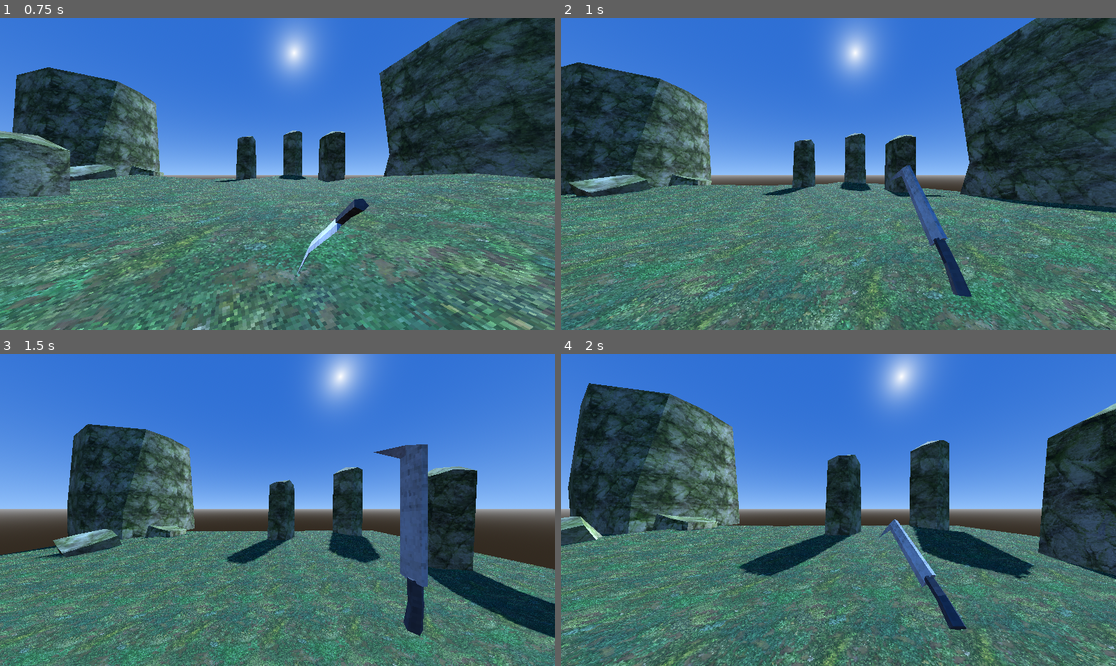
Above: before the commit, frames 1-4 (two rows, left to right).
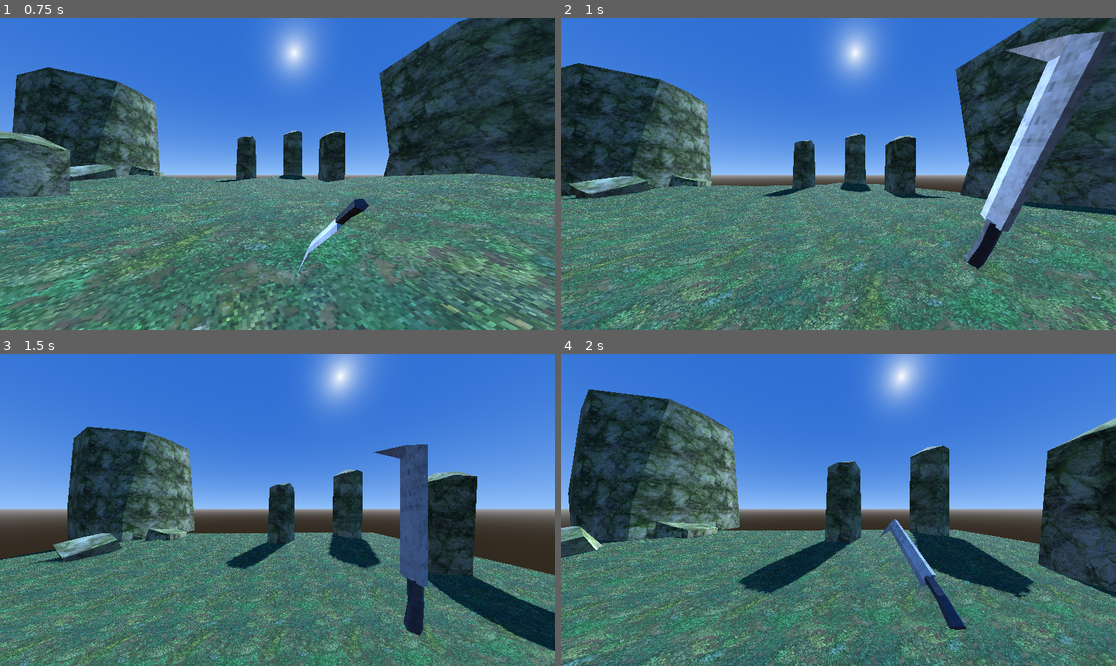
Above: after the commit, the same moments.

Repository: DavidWalshCode/Eldritch-Echoes
Game: Godot game, scene res://levels/level_1.tscn
Same seed, same stepped clock (60 frames per second), same inputs: the game is played once before the commit and once after it.
Inputs (mouse positions are in pixels of both pictures, inside the frame that each line leads up to):
- Up to frame 1 (0.75 s): tap Enter at 0.5 s; move the mouse to (305, 174) at 0.52 s; press the mouse at (305, 174) at 0.53 s; hold W (move_forwards) from 0.53 s (still down)
- Up to frame 2 (1 s): keep holding W (move_forwards); tap Space (jump) at 0.77, 0.8 s
- Up to frame 3 (1.5 s): keep holding W (move_forwards); tap Space (jump) at 1.07, 1.35 s; move the mouse to (249, 510) at 1.27 s; release the mouse at (249, 510) at 1.28 s
- Up to frame 4 (2 s): keep holding W (move_forwards); tap Space (jump) at 1.52, 1.82 s; click (810, 510) at 1.55 s

Frame 1 is identical in both runs. In frame 2, 31% of the frame differs, in the area x 0-100%, y 0-100%; in frame 3, 25%; in frame 4, 34%, in the area x 0-100%, y 9-100%.

Commit message:
Adding functioning machete and half rocket launcher

Diff:
--- a/characters/health_manager.gd
+++ b/characters/health_manager.gd
@@ -3,7 +3,7 @@
 @export var max_health = 100
 @onready var current_health = max_health
 @export var gib_at = -10
-@export var verbose = false
+@export var verbose = true
 
 signal died
 signal healed
--- a/characters/player/player.tscn
+++ b/characters/player/player.tscn
@@ -8,6 +8,7 @@
 [ext_resource type="PackedScene" uid="uid://cmlj5aagpq6ln" path="res://weapons/assets/rawweapons/machinegun.glb" id="3_te2x3"]
 [ext_resource type="Script" path="res://weapons/weapon.gd" id="4_qyhjh"]
 [ext_resource type="PackedScene" uid="uid://byunlgbocn88k" path="res://weapons/assets/rawweapons/rocketlauncher.glb" id="5_l5ban"]
+[ext_resource type="PackedScene" uid="uid://cbtf6d7s603ra" path="res://weapons/attackemitters/area_damage_emitter.tscn" id="6_jrgnc"]
 [ext_resource type="PackedScene" uid="uid://nvmmiy60msaq" path="res://weapons/assets/rawweapons/shotgun.glb" id="6_ppfjd"]
 [ext_resource type="PackedScene" uid="uid://cseo8mpaiiufc" path="res://weapons/attackemitters/attack_emitter.tscn" id="7_bs2up"]
 [ext_resource type="PackedScene" uid="uid://dkceu074onyx3" path="res://effects/muzzleflash/muzzle_flash.tscn" id="8_a6f6a"]
@@ -16,6 +17,8 @@
 [ext_resource type="PackedScene" uid="uid://cbi2uae24fd3r" path="res://effects/muzzleflash/muzzleflash3.glb" id="11_i3xgg"]
 [ext_resource type="PackedScene" uid="uid://qrw2plryhi4p" path="res://weapons/attackemitters/burst_emitter.tscn" id="12_7642p"]
 [ext_resource type="PackedScene" uid="uid://dvih676eskm1v" path="res://weapons/attackemitters/spray_emitter.tscn" id="13_gux8a"]
+[ext_resource type="PackedScene" uid="uid://bc1qcptontamp" path="res://effects/muzzleflash/muzzleflash2.glb" id="16_t5aqn"]
+[ext_resource type="PackedScene" uid="uid://bm64bcj3p4lw5" path="res://weapons/attackemitters/projectile_emitter.tscn" id="17_mbee8"]
 
 [sub_resource type="CapsuleShape3D" id="CapsuleShape3D_xwpu4"]
 
@@ -76,6 +79,20 @@
 "update": 0,
 "values": [Quaternion(0, 0, 0, 1), Quaternion(0.231005, -0.189019, -0.180087, 0.937271), Quaternion(-0.737704, 0.0776184, -0.249268, 0.622603), Quaternion(0, 0, 0, 1)]
 }
+tracks/2/type = "method"
+tracks/2/imported = false
+tracks/2/enabled = true
+tracks/2/path = NodePath("..")
+tracks/2/interp = 1
+tracks/2/loop_wrap = true
+tracks/2/keys = {
+"times": PackedFloat32Array(0.15),
+"transitions": PackedFloat32Array(1),
+"values": [{
+"args": [],
+"method": &"actually_attack"
+}]
+}
 
 [sub_resource type="AnimationLibrary" id="AnimationLibrary_1xukp"]
 _data = {
@@ -244,11 +261,16 @@
 script = ExtResource("2_c6p01")
 
 [node name="Weapons" type="Node3D" parent="Camera3D/WeaponManager"]
-transform = Transform3D(1, 0, 0, 0, 1, 0, 0, 0, 1, 0, 0, 0)
 
 [node name="Machete" type="Node3D" parent="Camera3D/WeaponManager/Weapons"]
 transform = Transform3D(1.25345, 0, 0, 0, 1.25346, 0, 0, 0, 1.25345, 0.727612, -0.768937, 0.226489)
+visible = false
 script = ExtResource("4_qyhjh")
+automatic = true
+damage = 20
+ammo = -1
+attack_rate = 0.4
+animation_controlled_attack = true
 
 [node name="Graphics" type="Node3D" parent="Camera3D/WeaponManager/Weapons/Machete"]
 transform = Transform3D(1.00001, 0, 0, 0, 1.00001, 0, 0, 0, 1.00001, 0, 0, 0)
@@ -264,6 +286,15 @@
 }
 
 [node name="AttackEmitter" parent="Camera3D/WeaponManager/Weapons/Machete" instance=ExtResource("7_bs2up")]
+
+[node name="AreaDamageEmitter" parent="Camera3D/WeaponManager/Weapons/Machete/AttackEmitter" instance=ExtResource("6_jrgnc")]
+offset_by_radius = true
+
+[node name="HitScanAttackEmitter" parent="Camera3D/WeaponManager/Weapons/Machete/AttackEmitter" instance=ExtResource("8_de1u1")]
+only_hit_environment = true
+
+[node name="RayCast3D" parent="Camera3D/WeaponManager/Weapons/Machete/AttackEmitter/HitScanAttackEmitter" index="0"]
+target_position = Vector3(0, 0, -2)
 
 [node name="MachineGun" type="Node3D" parent="Camera3D/WeaponManager/Weapons"]
 transform = Transform3D(1, 0, 0, 0, 1, 0, 0, 0, 1, 0, 0, -0.104714)
@@ -323,12 +354,13 @@
 [node name="BurstEmitter" parent="Camera3D/WeaponManager/Weapons/Shotgun/AttackEmitter" instance=ExtResource("12_7642p")]
 
 [node name="SprayEmitter" parent="Camera3D/WeaponManager/Weapons/Shotgun/AttackEmitter/BurstEmitter" instance=ExtResource("13_gux8a")]
-transform = Transform3D(1, 0, 0, 0, 1, 0, 0, 0, 1, 0, 0, 0)
 
 [node name="HitScanAttackEmitter" parent="Camera3D/WeaponManager/Weapons/Shotgun/AttackEmitter/BurstEmitter/SprayEmitter" instance=ExtResource("8_de1u1")]
 
 [node name="RocketLauncher" type="Node3D" parent="Camera3D/WeaponManager/Weapons"]
-visible = false
+script = ExtResource("4_qyhjh")
+damage = 40
+attack_rate = 0.5
 
 [node name="Graphics" type="Node3D" parent="Camera3D/WeaponManager/Weapons/RocketLauncher"]
 
@@ -340,8 +372,18 @@
 "": SubResource("AnimationLibrary_2c808")
 }
 
+[node name="MuzzleFlash" parent="Camera3D/WeaponManager/Weapons/RocketLauncher/Graphics" instance=ExtResource("8_a6f6a")]
+transform = Transform3D(-1.31345, 0, -1.16656e-07, 0, 1.38468, 0, 1.14826e-07, 0, -1.33439, 0.415346, -0.165891, -2.86378)
+
+[node name="muzzleflash2" parent="Camera3D/WeaponManager/Weapons/RocketLauncher/Graphics/MuzzleFlash" instance=ExtResource("16_t5aqn")]
+
+[node name="AttackEmitter" parent="Camera3D/WeaponManager/Weapons/RocketLauncher" instance=ExtResource("7_bs2up")]
+
+[node name="ProjectileEmitter" parent="Camera3D/WeaponManager/Weapons/RocketLauncher/AttackEmitter" instance=ExtResource("17_mbee8")]
+
 [node name="CharacterMover" parent="." instance=ExtResource("2_k2lt6")]
-jump_force = 14.0
+jump_force = 15.0
 
 [node name="HealthManager" parent="." instance=ExtResource("3_c6yru")]
-verbose = false
+
+[editable path="Camera3D/WeaponManager/Weapons/Machete/AttackEmitter/HitScanAttackEmitter"]
--- a/characters/player/weapon_manager.gd
+++ b/characters/player/weapon_manager.gd
@@ -6,6 +6,10 @@
 var current_weapon = null
 
 func _ready():
+	for weapon in weapons:
+		if weapon.has_method("set_bodies_to_exclude"):
+			weapon.set_bodies_to_exclude([get_parent().get_parent()]) # Excludes the player and camera, knows dont hit the player
+
 	disable_all_weapons()
 	for _i in range(weapons.size()):
 		#weapons_unlocked.append(false)
--- a/weapons/attackemitters/area_damage_emitter.gd
+++ b/weapons/attackemitters/area_damage_emitter.gd
@@ -1 +1,36 @@
-extends Node3D
+extends AttackEmitter
+
+@onready var line_of_sight_ray_cast = $LineOfSightRayCast
+@export var attack_radius := 1.0
+@export var offset_by_radius = false
+
+func fire():
+	var query_params := PhysicsShapeQueryParameters3D.new()
+	query_params.shape = SphereShape3D.new()
+	query_params.shape.radius = attack_radius
+	query_params.collision_mask = 2
+	var transform = global_transform
+
+	if offset_by_radius:
+		transform.origin = to_global(Vector3.FORWARD * attack_radius)
+
+	query_params.transform = transform
+	query_params.exclude = bodies_to_exclude
+	var intersect_results : Array[Dictionary] = get_world_3d().direct_space_state.intersect_shape(query_params)
+
+	for intersect_data in intersect_results:
+		var collider : Node3D = intersect_data.collider
+		if collider.has_method("hurt") and has_line_of_sight(collider):
+			var damage_data = DamageData.new()
+			damage_data.amount = damage
+			damage_data.hit_pos = collider.global_position + Vector3.UP
+			collider.hurt(damage_data)
+	super()
+
+func has_line_of_sight(collider : Node3D) -> bool:
+	line_of_sight_ray_cast.enabled = true
+	line_of_sight_ray_cast.target_position = line_of_sight_ray_cast.to_local(collider.global_position + Vector3.UP)
+	line_of_sight_ray_cast.force_raycast_update()
+	var in_line_of_sight = !line_of_sight_ray_cast.is_colliding()
+	line_of_sight_ray_cast.enabled = false
+	return in_line_of_sight
--- a/weapons/attackemitters/area_damage_emitter.tscn
+++ b/weapons/attackemitters/area_damage_emitter.tscn
@@ -5,4 +5,4 @@
 [node name="AreaDamageEmitter" type="Node3D"]
 script = ExtResource("1_j5fh4")
 
-[node name="RayCast3D" type="RayCast3D" parent="."]
+[node name="LineOfSightRayCast" type="RayCast3D" parent="."]
--- a/weapons/attackemitters/hit_scan_attack_emitter.gd
+++ b/weapons/attackemitters/hit_scan_attack_emitter.gd
@@ -1,6 +1,8 @@
 extends AttackEmitter
 
+@export var only_hit_environment = false
 @onready var ray_cast_3d = $RayCast3D
+
 var hit_effect = preload("res://effects/bullet_hit_effect.tscn")
 
 func set_bodies_to_exclude(bodies : Array):
@@ -13,7 +15,10 @@
 	ray_cast_3d.force_raycast_update()
 
 	if ray_cast_3d.is_colliding():
-		if ray_cast_3d.get_collider().has_method("hurt"):
+		var can_hurt = ray_cast_3d.get_collider().has_method("hurt")
+		if can_hurt and only_hit_environment:
+			pass
+		elif can_hurt:
 			var damage_data = DamageData.new()
 			damage_data.amount = damage
 			damage_data.hit_position = ray_cast_3d.get_collision_point()
--- /dev/null
+++ b/weapons/attackemitters/projectile_emitter.gd
@@ -0,0 +1,23 @@
+extends AttackEmitter
+
+const PROJECTILES = [
+	preload("res://weapons/projectiles/rocket.tscn"),
+]
+
+enum PROJECTILE_TYPE {
+	ROCKET,
+}
+
+@export var projectile_type : PROJECTILE_TYPE
+
+func fire():
+	var projectile_instance : Projectile = PROJECTILES[projectile_type].instantiate()
+	projectile_instance.global_transform = global_transform
+	projectile_instance.damage = damage
+
+	get_tree().get_root().add_child(projectile_instance)
+
+	projectile_instance.add_to_group("instanced")
+	projectile_instance.set_bodies_to_exclude(bodies_to_exclude)
+	# get_tree().call_group("instanced", "queue_free") # For changing scenes, this deletes all the projectiles in between scenes
+	super()
--- /dev/null
+++ b/weapons/attackemitters/projectile_emitter.tscn
@@ -0,0 +1,6 @@
+[gd_scene load_steps=2 format=3 uid="uid://bm64bcj3p4lw5"]
+
+[ext_resource type="Script" path="res://weapons/attackemitters/projectile_emitter.gd" id="1_38fqh"]
+
+[node name="ProjectileEmitter" type="Node3D"]
+script = ExtResource("1_38fqh")
--- /dev/null
+++ b/weapons/projectiles/projectile.gd
@@ -0,0 +1,71 @@
+class_name Projectile
+extends Node3D
+
+@onready var collision_ray_cast = $CollisionRayCast
+
+@export var speed = 65
+@export var show_after_time := 0.1
+@export var delete_on_hit_after_time := -1.0
+
+const MAX_PROJECTILE_LIFESPAN := 10.0
+var bodies_to_exclude = []
+var damage = 1
+
+var last_position : Vector3
+
+func _ready():
+	hide()
+	await get_tree().create_timer(show_after_time).timeout
+	show()
+	await get_tree().create_timer(MAX_PROJECTILE_LIFESPAN).timeout
+	queue_free()
+
+func set_bodies_to_exclude(bte : Array):
+	bodies_to_exclude = bte
+	for b in bte:
+		collision_ray_cast.add_exception(b)
+
+func _physics_process(delta):
+	process_movement(delta) # Seperated so can add different logic to projectiles, e.g. grenades with gravity (can overwrite process_movement in subclasses)
+
+func process_movement(delta):
+	last_position = global_position
+	global_position += -global_transform.basis.z * speed * delta
+
+func check_collision():
+	collision_ray_cast.global_position = last_position
+	collision_ray_cast.target_position = collision_ray_cast.to_local(global_position)
+	collision_ray_cast.enabled = true
+	collision_ray_cast.force_raycast_update()
+
+	var is_colliding = collision_ray_cast.is_colliding()
+	var hit_position = collision_ray_cast.get_collision_point()
+	var hit_normal = collision_ray_cast.get_collision_normal()
+	var hit_collider = collision_ray_cast.get_collider()
+
+	collision_ray_cast.enabled = false
+
+	if is_colliding:
+		on_hit(hit_collider, hit_position, hit_normal)
+
+func on_hit(hit_collider : Node3D, hit_position : Vector3, hit_normal : Vector3):
+	global_position = hit_position
+	if hit_collider.has_method("hurt"):
+		damage_target(hit_collider, hit_position, hit_normal)
+	destroy()
+
+func damage_target(hit_collider : Node3D, hit_position : Vector3, hit_normal : Vector3):
+	var damage_data = DamageData.new()
+	damage_data.amount = damage
+	damage_data.hit_position = hit_position
+	hit_collider.hurt(damage_data)
+
+func destroy():
+	if delete_on_hit_after_time > 0:
+		$Graphics.hide()
+		set_process(false)
+		set_physics_process(false)
+		await get_tree().create_timer(delete_on_hit_after_time).timeout
+		queue_free()
+	else:
+		queue_free()
--- /dev/null
+++ b/weapons/projectiles/projectile.tscn
@@ -0,0 +1,13 @@
+[gd_scene load_steps=2 format=3 uid="uid://bl150msgq7vur"]
+
+[ext_resource type="Script" path="res://weapons/projectiles/projectile.gd" id="1_e4g08"]
+
+[node name="Projectile" type="Node3D"]
+script = ExtResource("1_e4g08")
+
+[node name="Graphics" type="Node3D" parent="."]
+
+[node name="CollisionRayCast" type="RayCast3D" parent="."]
+enabled = false
+collision_mask = 5
+collide_with_areas = true
--- /dev/null
+++ b/weapons/projectiles/rocket.gd
@@ -0,0 +1,9 @@
+extends Projectile
+
+@onready var area_damage_emitter = $AreaDamageEmitter
+
+func on_hit(hit_collider : Node3D, hit_position : Vector3, hit_normal : Vector3):
+	super(hit_collider, hit_position, hit_normal)
+	$TrailSmokeParticles.emitting = false
+	area_damage_emitter.damage = damage
+	area_damage_emitter.fire()
--- /dev/null
+++ b/weapons/projectiles/rocket.tscn
@@ -0,0 +1,102 @@
+[gd_scene load_steps=14 format=3 uid="uid://opt6mrqu2jqe"]
+
+[ext_resource type="PackedScene" uid="uid://bl150msgq7vur" path="res://weapons/projectiles/projectile.tscn" id="1_kujtm"]
+[ext_resource type="PackedScene" uid="uid://coerxuptsgxrc" path="res://weapons/projectiles/assets/rocket.glb" id="2_hiucq"]
+[ext_resource type="Script" path="res://weapons/projectiles/rocket.gd" id="2_u5d6h"]
+[ext_resource type="PackedScene" uid="uid://cbi2uae24fd3r" path="res://effects/muzzleflash/muzzleflash3.glb" id="3_erksw"]
+[ext_resource type="PackedScene" uid="uid://cbtf6d7s603ra" path="res://weapons/attackemitters/area_damage_emitter.tscn" id="5_jg43v"]
+
+[sub_resource type="Animation" id="Animation_vmmb5"]
+resource_name = "spin"
+loop_mode = 1
+tracks/0/type = "value"
+tracks/0/imported = false
+tracks/0/enabled = true
+tracks/0/path = NodePath(".:rotation")
+tracks/0/interp = 1
+tracks/0/loop_wrap = true
+tracks/0/keys = {
+"times": PackedFloat32Array(0, 0.1),
+"transitions": PackedFloat32Array(1, 1),
+"update": 0,
+"values": [Vector3(0, 0, 0), Vector3(0, 0, 6.28319)]
+}
+
+[sub_resource type="Animation" id="Animation_aihlr"]
+length = 0.001
+tracks/0/type = "value"
+tracks/0/imported = false
+tracks/0/enabled = true
+tracks/0/path = NodePath(".:rotation")
+tracks/0/interp = 1
+tracks/0/loop_wrap = true
+tracks/0/keys = {
+"times": PackedFloat32Array(0),
+"transitions": PackedFloat32Array(1),
+"update": 0,
+"values": [Vector3(0, 0, 0)]
+}
+
+[sub_resource type="AnimationLibrary" id="AnimationLibrary_ekjoj"]
+_data = {
+"RESET": SubResource("Animation_aihlr"),
+"spin": SubResource("Animation_vmmb5")
+}
+
+[sub_resource type="StandardMaterial3D" id="StandardMaterial3D_kie2m"]
+transparency = 1
+vertex_color_use_as_albedo = true
+
+[sub_resource type="Gradient" id="Gradient_2l36i"]
+offsets = PackedFloat32Array(0.512195, 0.99187)
+colors = PackedColorArray(1, 1, 1, 1, 1, 1, 1, 0)
+
+[sub_resource type="GradientTexture1D" id="GradientTexture1D_8irno"]
+gradient = SubResource("Gradient_2l36i")
+
+[sub_resource type="ParticleProcessMaterial" id="ParticleProcessMaterial_nmjpn"]
+emission_shape = 1
+emission_sphere_radius = 0.35
+particle_flag_rotate_y = true
+gravity = Vector3(0, 0.3, 0)
+angular_velocity_min = -15.0
+angular_velocity_max = 15.0
+angle_max = 720.0
+scale_min = 0.2
+scale_max = 0.4
+color = Color(0.407843, 0.407843, 0.407843, 0.698039)
+color_ramp = SubResource("GradientTexture1D_8irno")
+
+[sub_resource type="SphereMesh" id="SphereMesh_acq7n"]
+radial_segments = 7
+rings = 3
+
+[node name="Rocket" instance=ExtResource("1_kujtm")]
+script = ExtResource("2_u5d6h")
+
+[node name="Graphics" parent="." index="0"]
+transform = Transform3D(1, 0, 0, 0, 1, 0, 0, 0, 1, 0, 0, 0)
+
+[node name="rocket" parent="Graphics" index="0" instance=ExtResource("2_hiucq")]
+transform = Transform3D(1.91069e-15, 4.37114e-08, -1, 1, -4.37114e-08, 0, -4.37114e-08, -1, -4.37114e-08, 1.90316e-07, 1.98296e-07, 0.970209)
+
+[node name="AnimationPlayer" type="AnimationPlayer" parent="Graphics" index="1"]
+autoplay = "spin"
+libraries = {
+"": SubResource("AnimationLibrary_ekjoj")
+}
+
+[node name="muzzleflash3" parent="Graphics" index="2" instance=ExtResource("3_erksw")]
+transform = Transform3D(0.638309, 1.49012e-08, 0, 4.47035e-08, 0.695342, 0, 0, 0, 0.407085, 0, 0, 0.967986)
+
+[node name="CollisionRayCast" parent="." index="1"]
+transform = Transform3D(1, 0, 0, 0, 1, 0, 0, 0, 1, 0, 0, 0.000420131)
+
+[node name="TrailSmokeParticles" type="GPUParticles3D" parent="." index="2"]
+transform = Transform3D(1, 0, 0, 0, 1, 0, 0, 0, 1, 0, 0, 1.12018)
+material_override = SubResource("StandardMaterial3D_kie2m")
+amount = 32
+process_material = SubResource("ParticleProcessMaterial_nmjpn")
+draw_pass_1 = SubResource("SphereMesh_acq7n")
+
+[node name="AreaDamageEmitter" parent="." index="3" instance=ExtResource("5_jg43v")]
--- a/weapons/weapon.gd
+++ b/weapons/weapon.gd
@@ -12,8 +12,9 @@
 @export var damage = 5
 @export var ammo = 1000
 @export var attack_rate = 0.2
-@export var recoil_knockback_power = 10
 var last_attack_time = -9999.9
+#@export var recoil_knockback_power = 10
+@export var animation_controlled_attack = false
 
 signal fired
 signal out_of_ammo
@@ -42,8 +43,9 @@
 	if ammo > 0:
 		ammo -= 1
 
-	attack_emitter.global_transform = fire_point.global_transform
-	attack_emitter.fire()
+	if !animation_controlled_attack:
+		actually_attack()
+
 	last_attack_time = current_time
 	animation_player.stop()
 	animation_player.play("attack")
@@ -56,12 +58,16 @@
 	# var facing_direction = camera_3d.global_transform.basis.z
 	# player.velocity += facing_direction * 5
 
-func recoil_knockback(recoil_knockback_power):
+#func recoil_knockback(recoil_knockback_power):
 	#recoil(power):
 		#player.x -= some_factor * power;
 		#player.y -= some_BIG_factor * power;
 		#player.z -= some_factor * power;
-	return
+	#return
+
+func actually_attack():
+	attack_emitter.global_transform = fire_point.global_transform
+	attack_emitter.fire()
 
 func set_active(a : bool):
 	visible = a
Not shown: 1 places in characters/player/player.tscn that only renumber resources
Binary file added: weapons/crosshairs/crosshair001.png
Not shown, added: weapons/crosshairs/crosshair001.png.import
Binary file added: weapons/crosshairs/crosshair026.png
Not shown, added: weapons/crosshairs/crosshair026.png.import
Binary file added: weapons/crosshairs/crosshair065.png
Not shown, added: weapons/crosshairs/crosshair065.png.import
Binary file added: weapons/crosshairs/crosshair066.png
Not shown, added: weapons/crosshairs/crosshair066.png.import
Binary file added: weapons/projectiles/assets/rocket.glb
Not shown, added: weapons/projectiles/assets/rocket.glb.import
